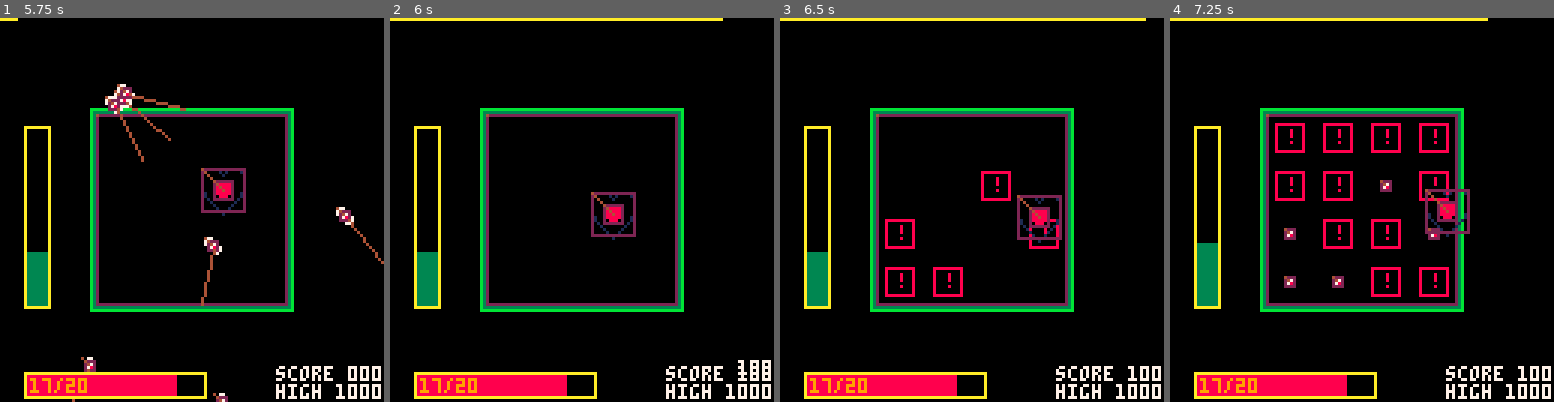
Above: before the commit, frames 1-4 (left to right).
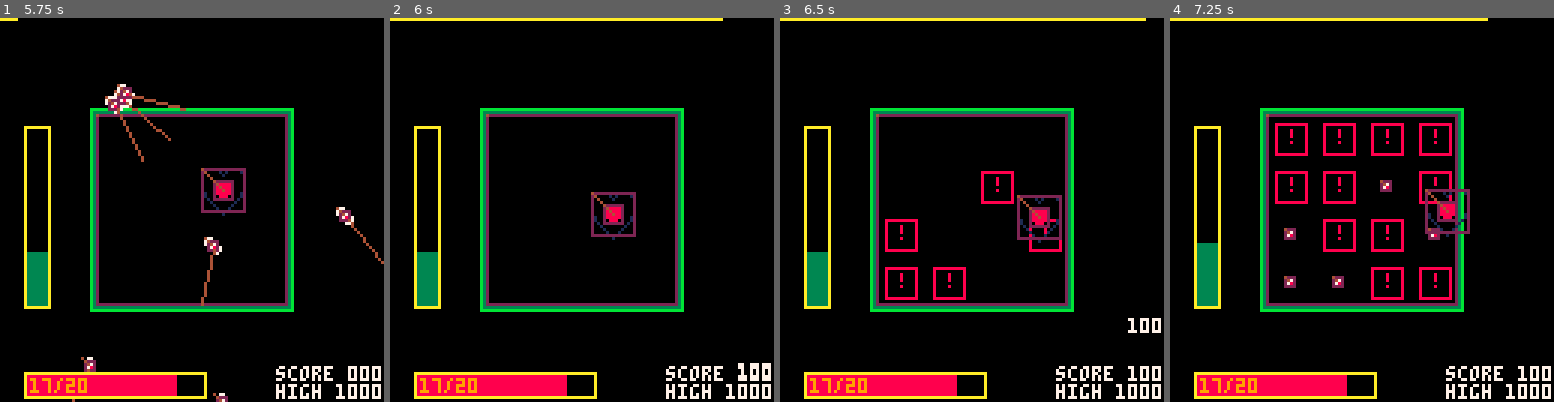
Above: after the commit, the same moments.

Repository: GiovanH/Pico8_Dev
Game: PICO-8 cartridge undertale.p8
Same seed, same stepped clock (60 frames per second), same inputs: the game is played once before the commit and once after it.
Inputs:
- Up to frame 1 (5.75 s): tap X (X key) at 0.33, 1.07, 1.85, 2.97, 4.08, 5.2 s; tap O (Z key) at 0.7, 1.7, 2.1, 2.5, 2.9, 3.3, 3.7, 4.1, 4.5, 4.9, 5.3, 5.7 s; hold Right 1.6-2.1 s; hold Up 2.15-2.42 s; hold Right 2.47-3.03 s; hold Left 3.08-3.58 s; hold Down 3.63-3.97 s; hold Right 4.02-4.68 s; hold Up 4.73-5.03 s; hold Left 5.08-5.68 s; hold Down from 5.73 s (still down)
- Up to frame 2 (6 s): keep holding Down
- Up to frame 3 (6.5 s): release Down at 6.03 s; hold Right from 6.08 s (still down); tap O (Z key) at 6.1 s; tap X (X key) at 6.32 s
- Up to frame 4 (7.25 s): tap O (Z key) at 6.5, 6.9 s; release Right at 6.58 s; hold Right 6.63-7.13 s; hold Up from 7.18 s (still down)

Frame 1 is identical in both runs. In frame 2, 0.1% of the frame differs, in the area x 90-100%, y 89-94%; in frame 3, 1.3%; in frame 4, 2.5%, in the area x 27-74%, y 27-74%.

Commit message:
Bugfixes, polish

Diff:
--- a/undertale.p8
+++ b/undertale.p8
@@ -859,7 +859,7 @@
 local t_warnbox = mob:extend{}
 function t_warnbox:draw()
  color(8)
- rect(self.hbox:grow(vec_noneone):unpack())
+ rect(self.hbox:unpack())
  print("!", self.hbox:center():__sub(1, 3):unpack())
 -- mob.draw(self)
 end
@@ -1090,9 +1090,11 @@
  t_bullet.draw(self)
 end
 function b_missile:drawdebug()
- local spx, spy = self.pos:unpack()
- line(spx, spy,
-  mrconcatu(self.pos+vec(10, 0):rotate(self.towards), 3))
+ if debug then
+  local spx, spy = self.pos:unpack()
+  line(spx, spy,
+   mrconcatu(self.pos+vec(10, 0):rotate(self.towards), 3))
+ end
  t_bullet.drawdebug(self)
 end
 
@@ -1629,11 +1631,13 @@
  prints("high ".. high_score..'00', 128, 122, highcol, 0, 2)
 end
 
-local t_scorefx = particle:extend{}
+local t_scorefx = particle:extend{
+ ttl = 60
+}
 function t_scorefx:init(pos, vel, score, color)
  self.score = score
  self.color = color
- particle.init(self, pos, vel, vec_zero, 30, color, 10)
+ particle.init(self, pos, vel, vec_zero, self.ttl, color, 10)
 end
 function t_scorefx:draw()
  prints(self.score..'00', mrconcatu(self.pos, self.color, 0, 2))
@@ -1654,7 +1658,7 @@
  color = color or 7
  self.score += points
  high_score = max(high_score, self.score)
- self:add(t_scorefx(vec(128, 116), vec(0, -1), points, color))
+ self:add(t_scorefx(vec(128, 116), vec(0, -0.5), points, color))
 end
 
 local t_inspectmenu = entity:extend{
@@ -1664,6 +1668,7 @@
 }
 function t_inspectmenu:onadd()
  self:update_sel()
+ self.backheld = 0
 end
 
 function t_inspectmenu:drawui()
@@ -1687,6 +1692,11 @@
 
  local cur_pat = self.stage.o_arena.cur_pattern
  if (cur_pat) print(cur_pat:toblurb(), mrconcatu(self.menubox.origin + vec(2), 7))
+
+ -- TODO backheld gauge
+ print("❎",5, 108, 5)
+ circ(8, 120, 6, 5)
+ if (self.backheld > 1) circfill(8, 120, self.backheld/10, 2)
 end
 function t_inspectmenu:update()
  entity.update(self)
@@ -1701,6 +1711,14 @@
   self.sel_index = newindex
   self:update_sel()
  end
+
+ if (btn(5)) then
+  self.backheld += 1
+ else
+  self.backheld = max(0, self.backheld-2)
+ end
+ -- TODO "hold back" entity w/ animation
+ if (self.backheld > 60) cur_stage = st_mainmenu()
 end
 function t_inspectmenu:update_sel()
  -- Updates selection on change or init
@@ -1730,18 +1748,6 @@
  o_inspectmenu.sel_index = pat_index
 
  -- self.o_arena.onlypattern = lib_patterns[pat_index]
-
- self.backheld = 0
-end
-function st_game_inspect:update()
- st_game.update(self)
- if (btn(5)) then
-  self.backheld += 1
- else
-  self.backheld = max(0, self.backheld-1)
- end
- -- TODO "hold back" entity w/ animation
- if (self.backheld > 60) cur_stage = st_mainmenu()
 end
 
 -- Menus
@@ -1883,6 +1889,14 @@
 
 function _init()
  cur_stage = st_mainmenu()
+ menuitem(1, "reset save data",
+  function()
+   for i=0,1 do
+    dset(i, 0)
+   end
+   extcmd("reset")
+  end
+ )
 end
 
 function _update60()
